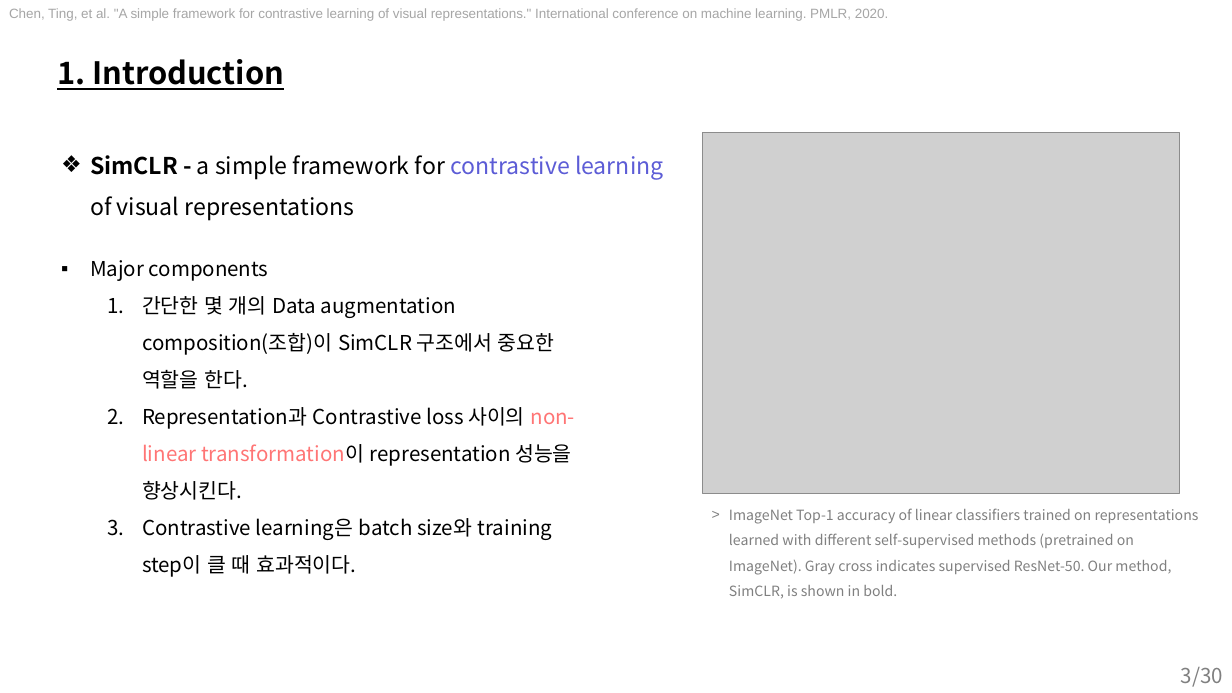
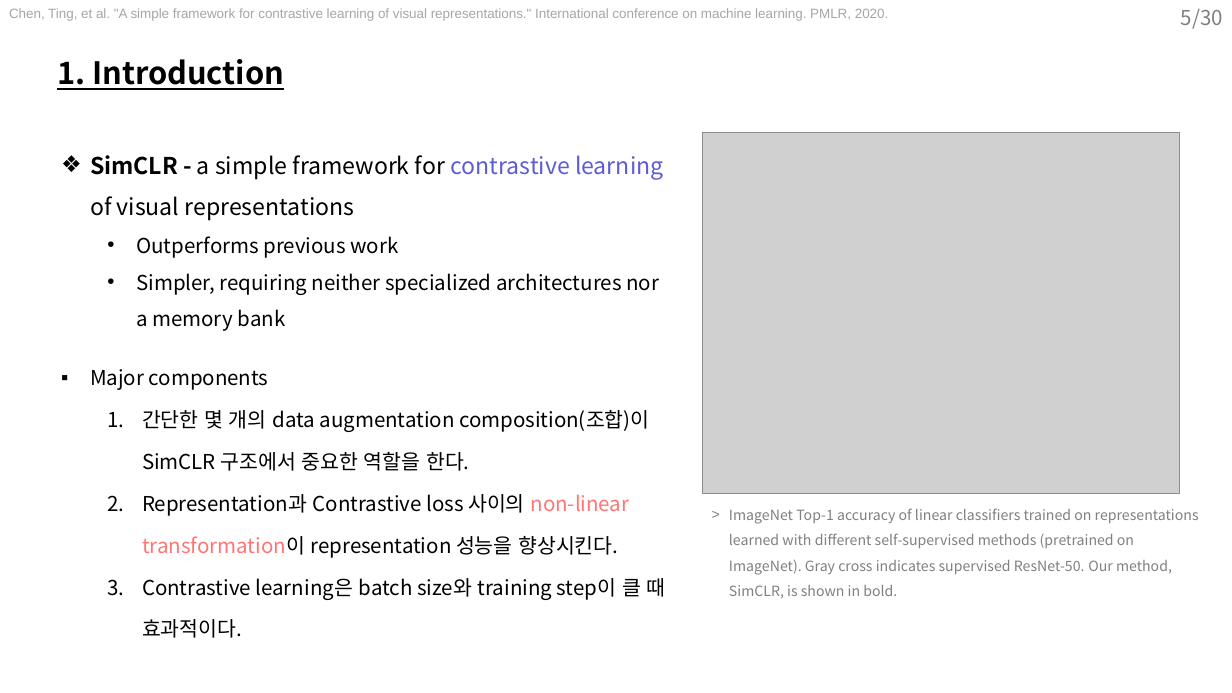
Before and after one commit to sohee98/LabSeminar, a slide deck: slide 5 of 220810_Contrastive learning/22.08.10 - Contrastive Learning.pptx (slide 3 before the commit). Drawn at 1232x693 pixels with LibreOffice and Linux fonts; fonts in the diff are those of the drawing; grey boxes stand for pictures. Boxes give left, top, right and bottom in pixels: in the first picture for what was removed or moved away, otherwise in the second. Text is boxed around its words. In the diff, an @@ line names an element or a change of style, - is before the commit and + after.

Commit message:
20220809

```diff
--- a/220810_Contrastive learning/22.08.10 - Contrastive Learning.pptx
+++ b/220810_Contrastive learning/22.08.10 - Contrastive Learning.pptx
@@ page number added at (x1=1181, y1=9, x2=1223, y2=29), 16 pt, text #808080 @@
+5/30
@@ text at (x1=136, y1=236, x2=659, y2=331): paragraphs added @@
+  • Outperforms previous work
+  • Simpler, requiring neither specialized architectures nor a memory bank
@@ text "Major components" moved from (x1=90, y1=260, x2=575, y2=577) to (x1=90, y1=369, x2=666, y2=638) @@
@@ text at (x1=90, y1=369, x2=666, y2=638): line spacing 1.5 to 1.7 @@
@@ text at (x1=142, y1=410, x2=649, y2=471): text changed @@
-  1. 간단한 몇 개의 Data augmentation composition(조합)이 SimCLR 구조에서 중요한 역할을 한다.
+  1. 간단한 몇 개의 data augmentation composition(조합)이 SimCLR 구조에서 중요한 역할을 한다.
@@ page number removed at (x1=1181, y1=667, x2=1223, y2=687) @@
-3/30
```
Also in this commit, not shown: 10 other slides changed, 3 slides added, 4 slides removed.
